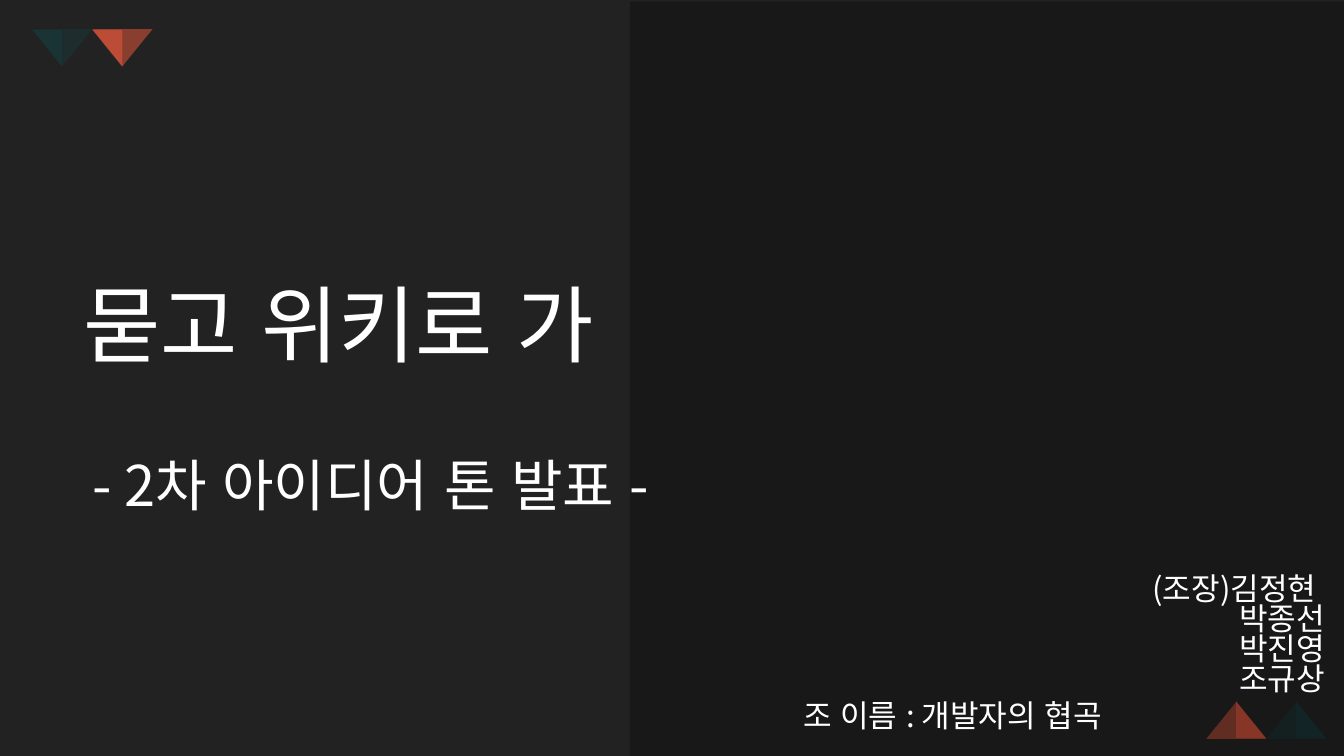
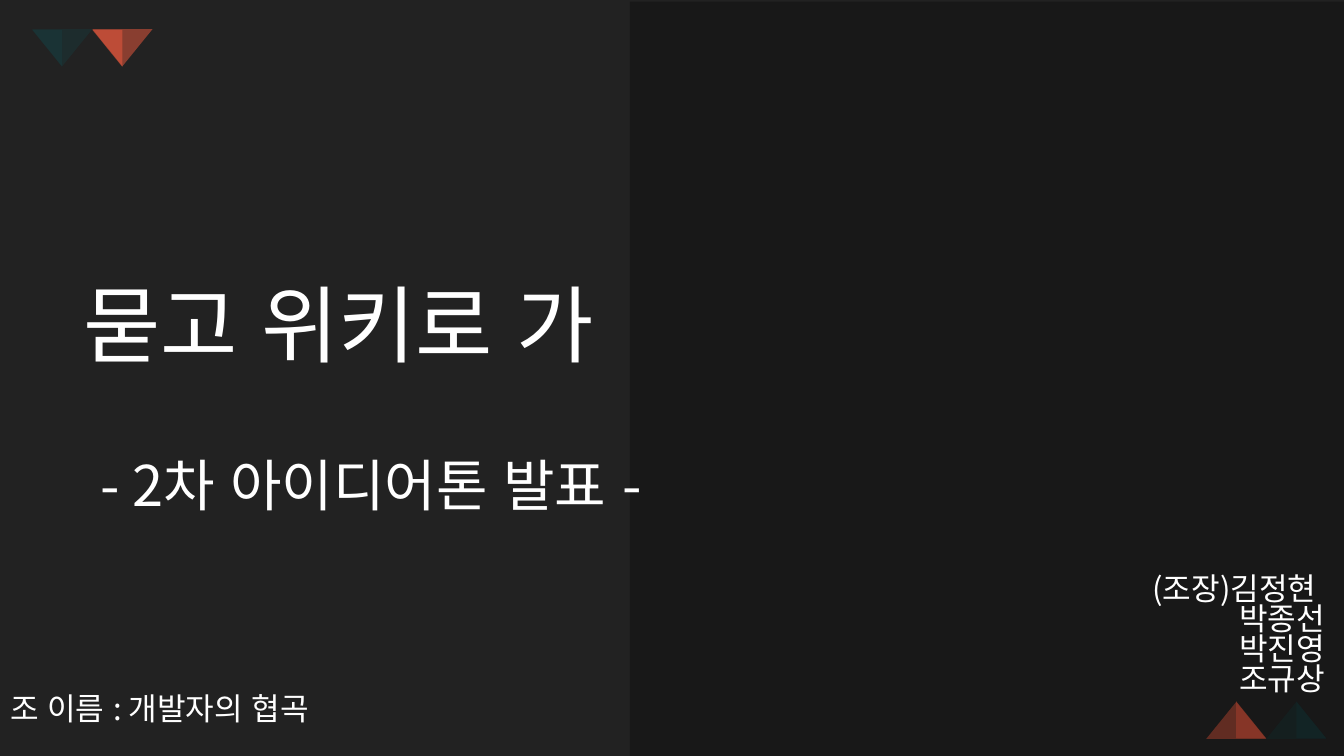
Before and after one commit to Q3333/Ask_and_Wiki, a slide deck: slide 1 of PPT 디자인/191121_새템플릿.pptx. Drawn at 1344x756 pixels with LibreOffice and Linux fonts; fonts in the diff are those of the drawing; background and template pictures are left out. Boxes give left, top, right and bottom in pixels: in the first picture for what was removed or moved away, otherwise in the second. Text is boxed around its words. In the diff, an @@ line names an element or a change of style, - is before the commit and + after.

Commit message:
2차발표_초안

```diff
--- a/PPT 디자인/191121_새템플릿.pptx
+++ b/PPT 디자인/191121_새템플릿.pptx
@@ text at (132, 459, 606, 511): spaces changed @@
-- 2차 아이디어 톤 발표 -
+- 2차 아이디어톤 발표 -
@@ text "조 이름 : 개발자의 협곡": place and size @@
-text "조 이름 : 개발자의 협곡" at (803, 701, 1102, 730)
+text "조 이름 : 개발자의 협곡" at (10, 694, 309, 723)
```
Also in this commit, not shown: 10 other slides changed, 5 slides added, 6 other files.
